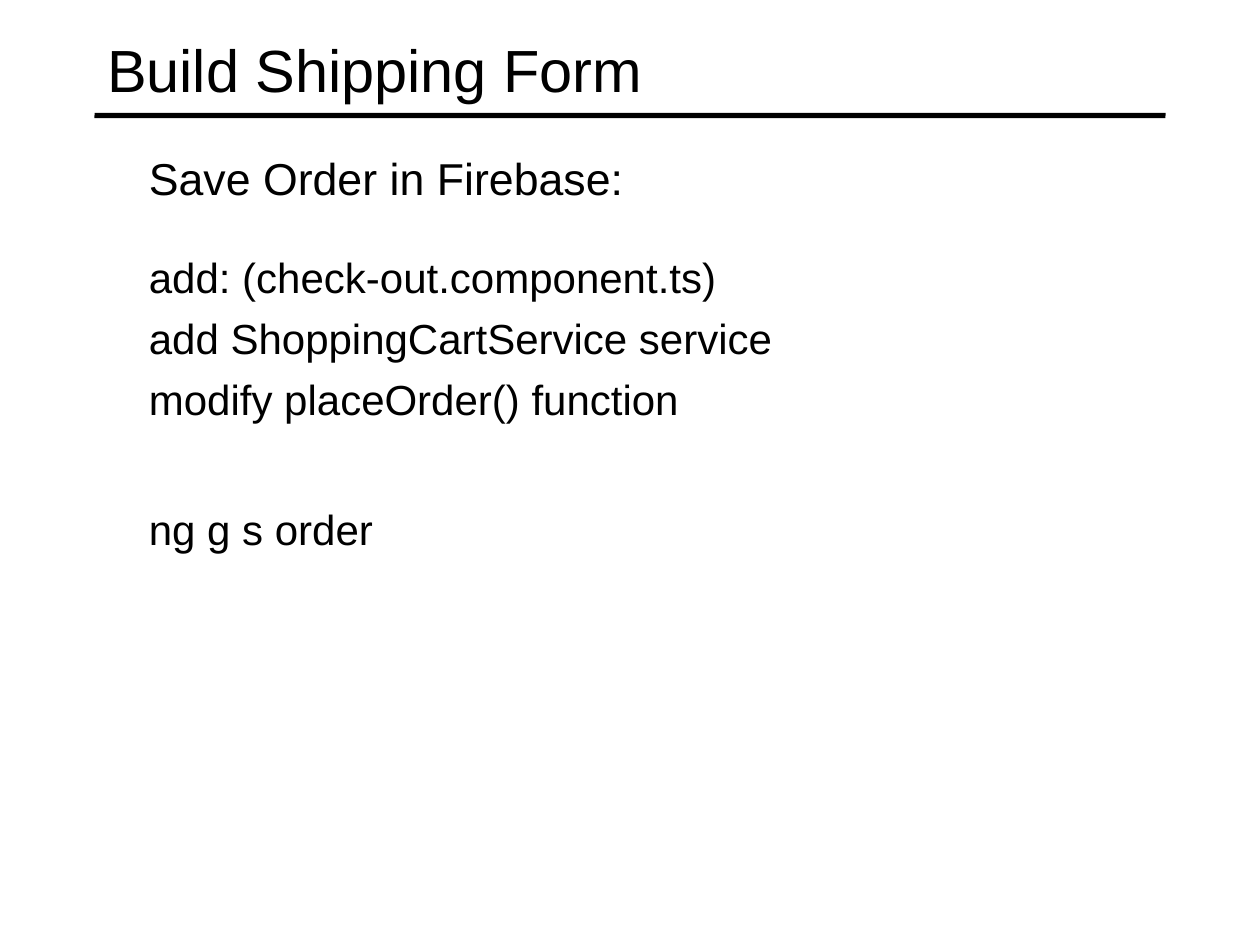
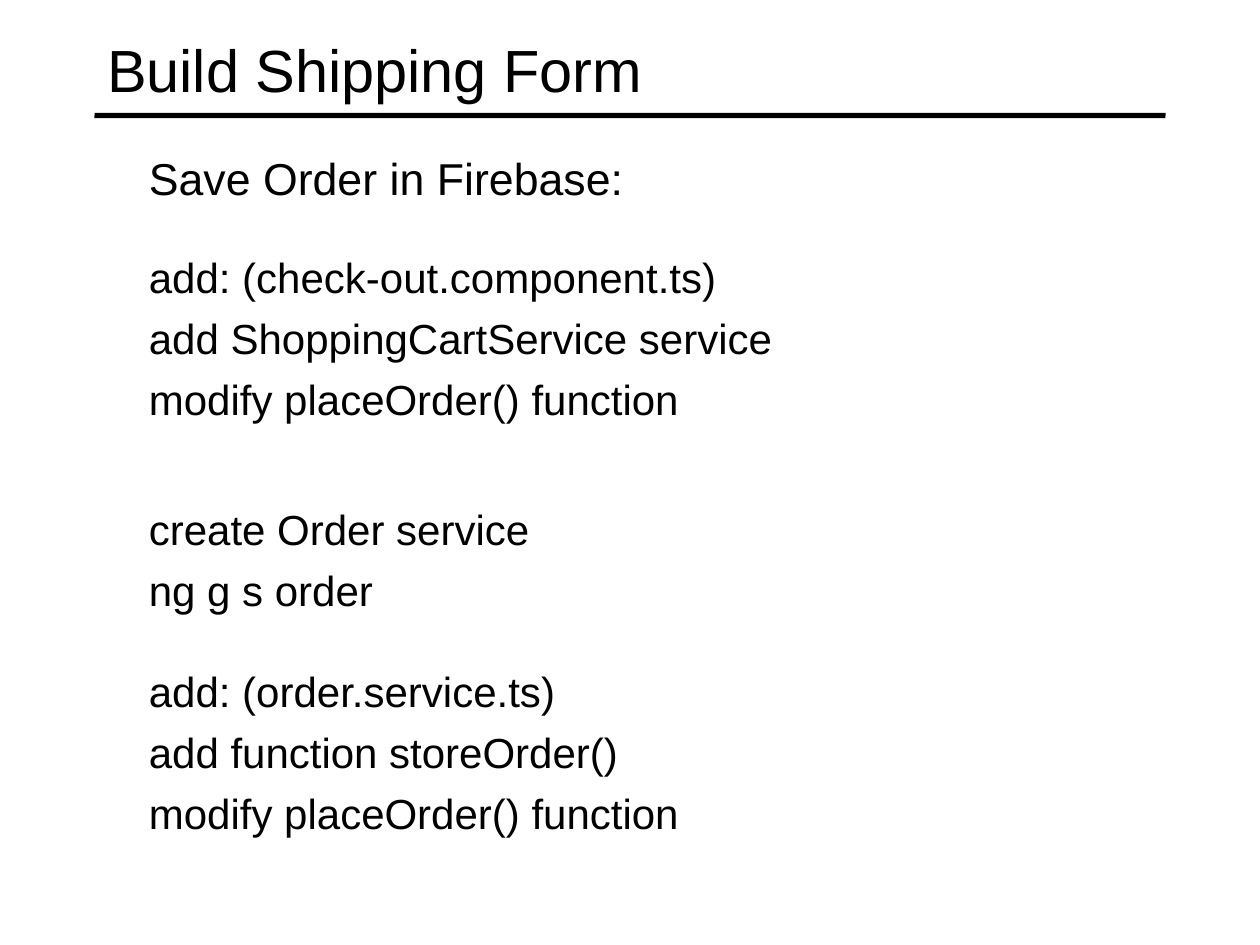
Before and after one commit to specter01wj/Jago_Link_Training, a slide deck: slide 5 of Angular/Angular7/Angular Advanced Course/Project/22.Project_Check Out Module/L6_Project_Check Out Module.ppt. Drawn at 1260x945 pixels with LibreOffice and Linux fonts; fonts in the diff are those of the drawing. Boxes give left, top, right and bottom in pixels: in the first picture for what was removed or moved away, otherwise in the second. Text is boxed around its words. In the diff, an @@ line names an element or a change of style, - is before the commit and + after.

Commit message:
11/11/2019 v1

```diff
--- a/Angular/Angular7/Angular Advanced Course/Project/22.Project_Check Out Module/L6_Project_Check Out Module.ppt
+++ b/Angular/Angular7/Angular Advanced Course/Project/22.Project_Check Out Module/L6_Project_Check Out Module.ppt
@@ text at [149,514,529,546]: paragraph added @@
+  create Order service
@@ text added at [149,676,679,838], 24 pt, text #000000 @@
+  add: (order.service.ts)
+  add function storeOrder()
+  modify placeOrder() function
```
